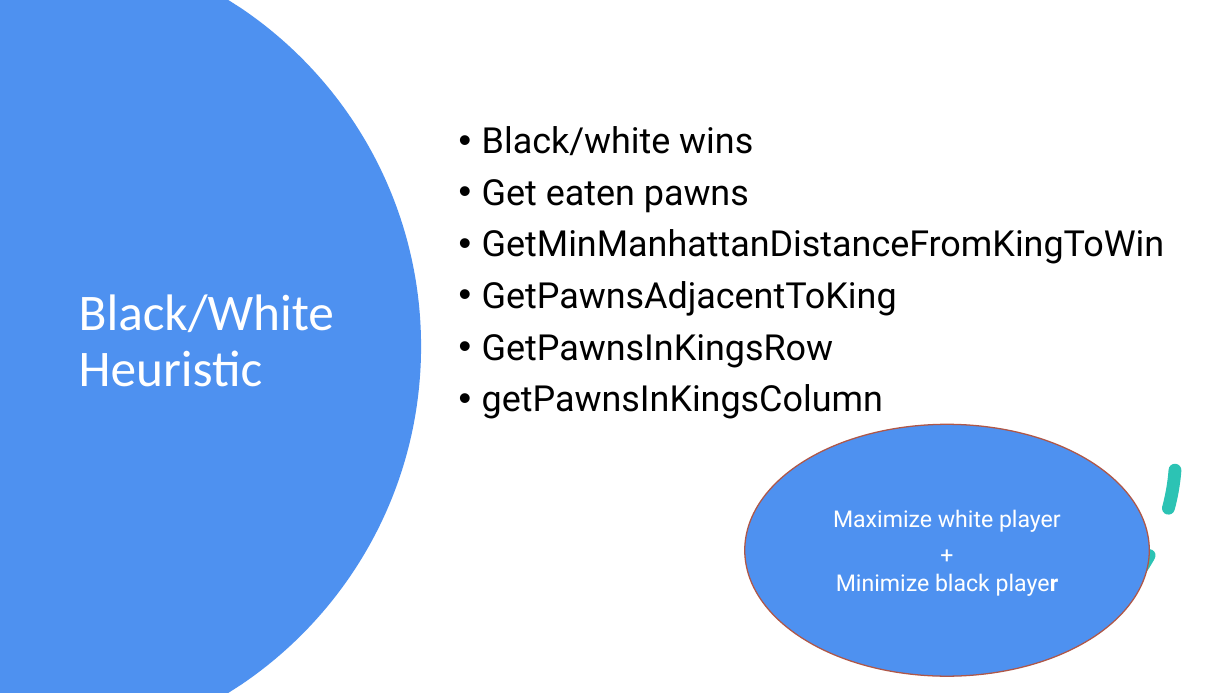
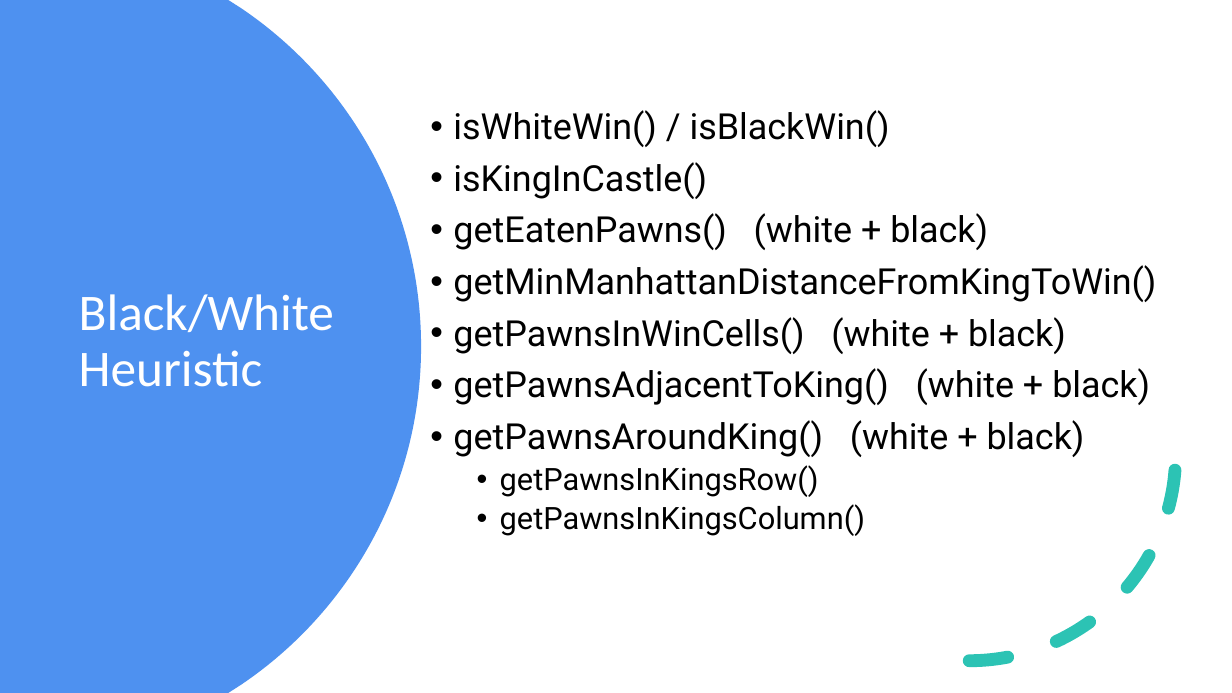
Before and after one commit to Danysan1/tablut-ai, a slide deck: slide 3 of Tuichu.pptx (slide 4 before the commit). Drawn at 1232x693 pixels with LibreOffice and Linux fonts; fonts in the diff are those of the drawing. Boxes give left, top, right and bottom in pixels: in the first picture for what was removed or moved away, otherwise in the second. Text is boxed around its words. In the diff, an @@ line names an element or a change of style, - is before the commit and + after.

Commit message:
Tuichu.pdf <- presentation

```diff
--- a/Tuichu.pptx
+++ b/Tuichu.pptx
@@ text at <box>453,110,1156,536</box>: text changed @@
-• Black/white wins
-• Get eaten pawns
-• GetMinManhattanDistanceFromKingToWin
-• GetPawnsAdjacentToKing
-• GetPawnsInKingsRow
-• getPawnsInKingsColumn
+• isWhiteWin() / isBlackWin()
+• isKingInCastle()
+• getEatenPawns() (white + black)
+• getMinManhattanDistanceFromKingToWin()
+• getPawnsInWinCells() (white + black)
+• getPawnsAdjacentToKing() (white + black)
+• getPawnsAroundKing() (white + black)
+  • getPawnsInKingsRow()
+  • getPawnsInKingsColumn()
@@ ellipse removed at <box>745,424,1150,677</box> @@
-Maximize white player
-+
-Minimize black player
```
Also in this commit, not shown: 1 other slide changed, 2 slides removed, 1 other file.
